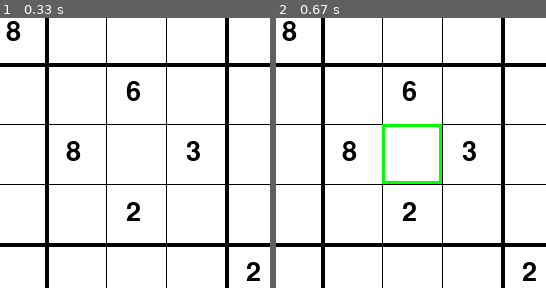
Above: before the commit, frames 1-2 (left to right).
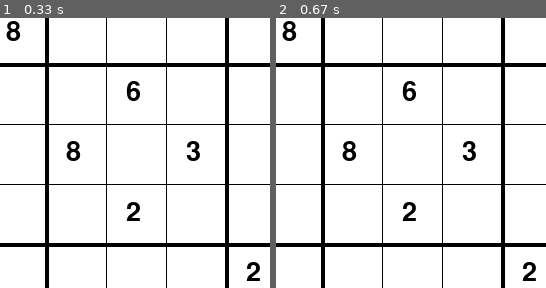
Above: after the commit, the same moments.

Repository: mulfis/sudoku-pygame
Game: pygame game, started from main.py
Same seed, same stepped clock (60 frames per second), same inputs: the game is played once before the commit and once after it.
Inputs (mouse positions are % of the whole screen's width and height, from its top left):
- Up to frame 1 (0.33 s): no input
- Up to frame 2 (0.67 s): click (50, 50) at 0.38 s
The pictures show only the part of the screen within x 25-75%, y 25-75%; the shares and areas given below are measured in that part.

Frame 1 is identical in both runs. In frame 2, 0.9% of the frame differs, in the area x 39-62%, y 39-62%.

Commit message:
feat: add reset button

Diff:
--- a/main.py
+++ b/main.py
@@ -14,7 +14,7 @@
 BLACK = (0, 0, 0)
 
 # Puzzle contoh (0 berarti sel kosong)
-puzzle = [
+initial_puzzle = [
     [5, 3, 0, 0, 7, 0, 0, 0, 0],
     [6, 0, 0, 1, 9, 5, 0, 0, 0],
     [0, 9, 8, 0, 0, 0, 0, 6, 0],
@@ -25,6 +25,7 @@
     [0, 0, 0, 4, 1, 9, 0, 0, 5],
     [0, 0, 0, 0, 8, 0, 0, 7, 9]
 ]
+puzzle = [row[:] for row in initial_puzzle]  # Buat salinan untuk game
 
 # Variabel untuk menyimpan posisi sel yang dipilih
 selected_row = -1
@@ -100,14 +101,31 @@
 
     return True
 
+def reset_game():
+    global puzzle, game_won, selected_row, selected_col
+    puzzle = [row[:] for row in initial_puzzle]  # Salin ulang puzzle awal
+    game_won = False  # Set game_won ke False
+    selected_row = -1  # Hapus pilihan sel
+    selected_col = -1
+
+def draw_reset_button():
+    font = pygame.font.Font(None, 40)
+    text = font.render("Reset", True, (255, 255, 255))
+    text_rect = text.get_rect(center=(300, 580))  # Posisikan di bawah grid
+
+    # Gambar kotak tombol
+    pygame.draw.rect(screen, (0, 0, 255), (200, 550, 200, 60))  # Kotak biru
+    screen.blit(text, text_rect)
+
+    return pygame.Rect(200, 550, 200, 60)  # Kembalikan objek tombol
+
 # Loop utama
 running = True
 while running:
     for event in pygame.event.get():
         if event.type == pygame.MOUSEBUTTONDOWN:
-            x, y = pygame.mouse.get_pos()
-            selected_row = y // 60
-            selected_col = x // 60
+            if reset_button.collidepoint(pygame.mouse.get_pos()):
+                reset_game()
         elif event.type == pygame.KEYDOWN:
             if not game_won and selected_row != -1 and selected_col != -1:
                 if event.unicode.isdigit() and event.unicode != '0':  # Cek input 1-9
@@ -141,9 +159,11 @@
     # Tampilkan pesan kemenangan jika sudah menang
     display_win_message()
 
+    # Gambar tombol Reset
+    reset_button = draw_reset_button()
+
     # Update layar
     pygame.display.flip()
-
 
 # Tutup Pygame
 pygame.quit()
